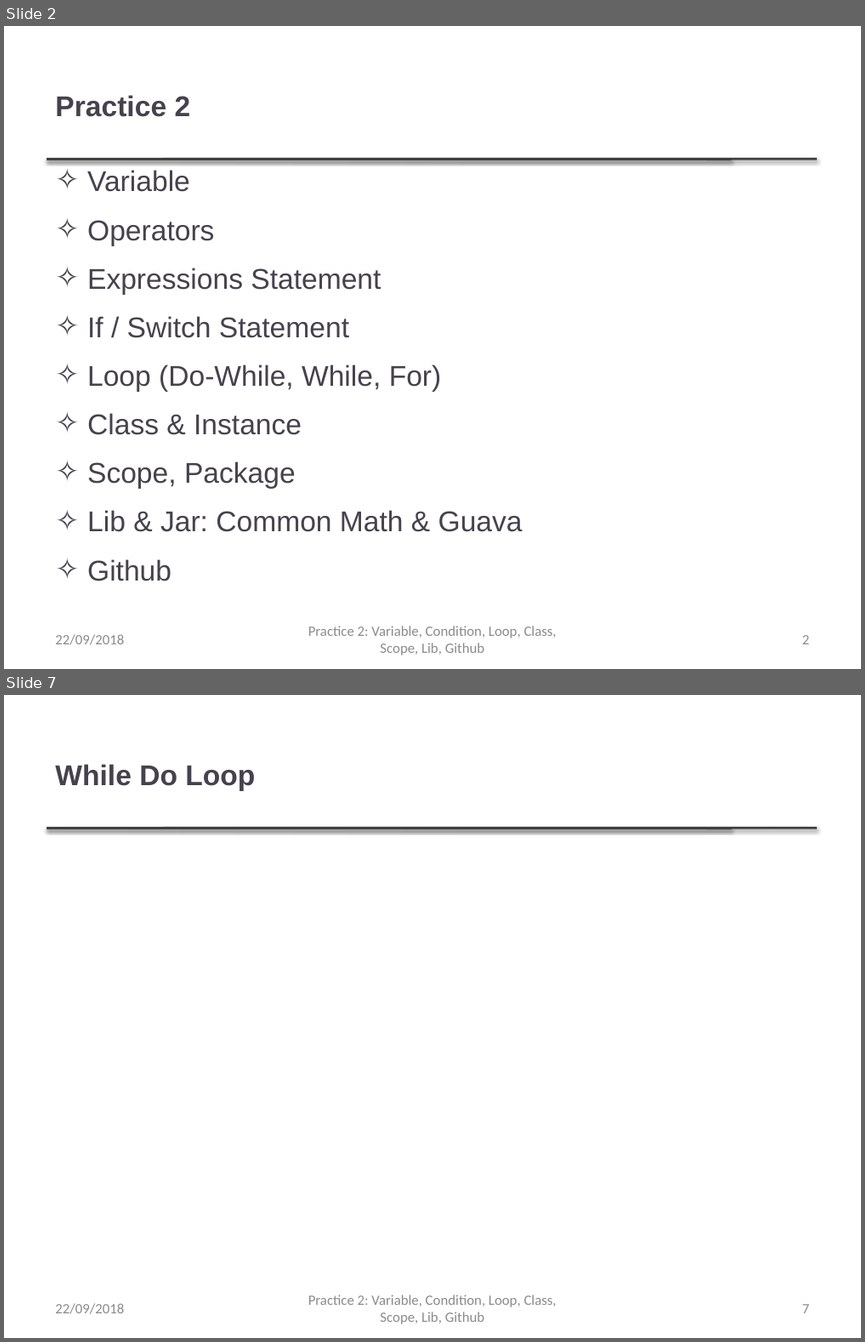
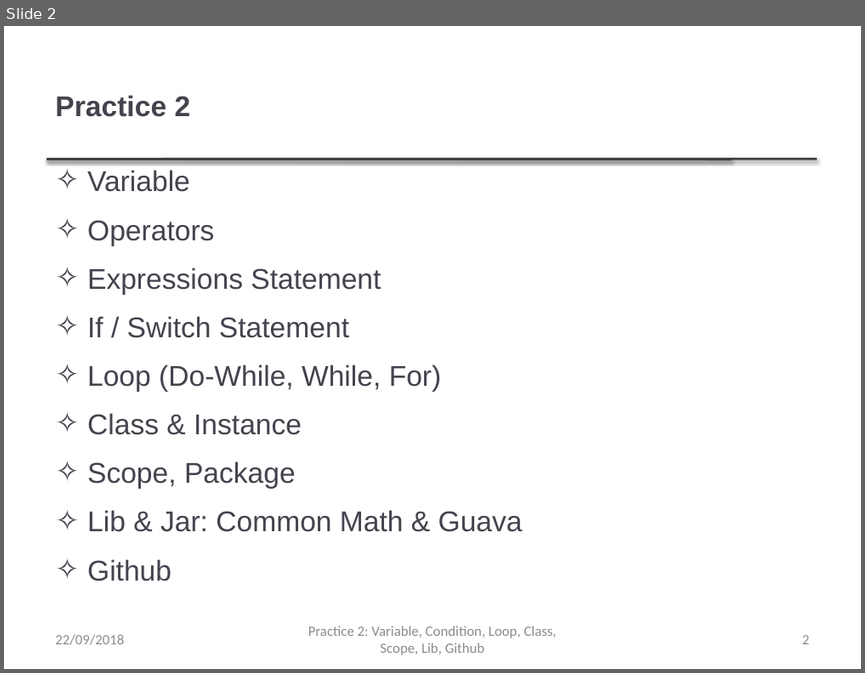
Before and after one commit to thanqminh/thanqminh.github.io, a slide deck: courses/oopjava/practice2.pptx. Shown one above the other, each under a label of ours: slides 2 and 7 before the commit, slide 2 after it; the slides between them are not shown. The pictures are 865x1342 and 865x673 pixels, drawn with LibreOffice and Linux fonts; fonts in the diff are those of the drawing. Boxes give left, top, right and bottom in pixels: in the first picture for what was removed or moved away, otherwise in the second. Text is boxed around its words. In the diff, an @@ line names an element or a change of style, - is before the commit and + after.

```diff
--- a/courses/oopjava/practice2.pptx
+++ b/courses/oopjava/practice2.pptx
@@ slide 7 removed at [4, 695, 861, 1338], background #FFFFFF; not listed: 2 template elements that a slide beside it also shows @@
@@ title removed at [55, 764, 255, 791] @@
-While Do Loop
@@ text removed at [55, 1303, 124, 1314] @@
-22/09/2018
@@ text removed at [308, 1294, 556, 1324] @@
-Practice 2: Variable, Condition, Loop, Class, Scope, Lib, Github
@@ page number removed at [802, 1304, 809, 1313] @@
-7
```
Also in this commit, not shown: 8 slides changed, 1 other slide removed, 2 other files.
